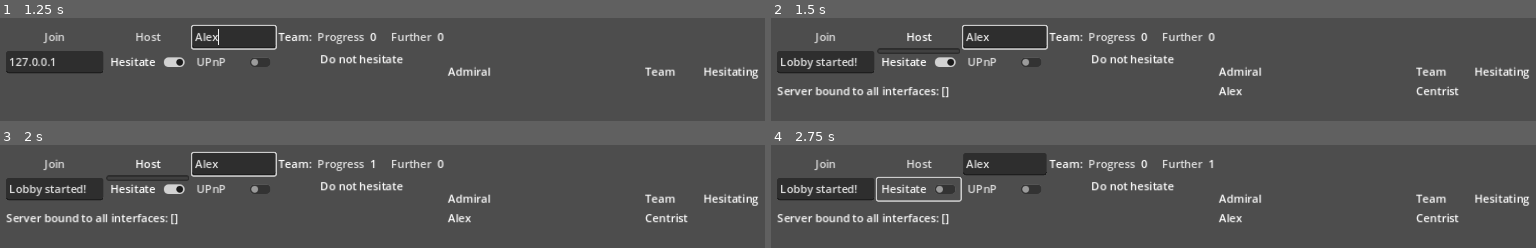
Above: before the commit, frames 1-4 (two rows, left to right).
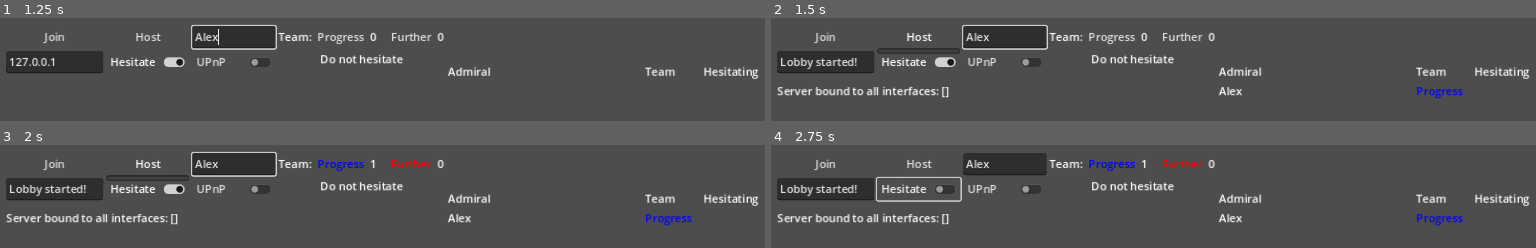
Above: after the commit, the same moments.

Repository: ramla/MultiDoggof
Game: Godot game, scene res://main.tscn
Two runs of this game, one before a commit and one after it. Both use one fixed random seed, a clock stepped at 60 frames per second and the inputs below.
Inputs (mouse positions are in pixels of both pictures, inside the frame that each line leads up to):
- Up to frame 1 (1.25 s): click (237, 37) at 0.52 s; type "Alex" at 0.6 s
- Up to frame 2 (1.5 s): click "Host" at 1.25 s
- Up to frame 3 (2 s): no input
- Up to frame 4 (2.75 s): click "Hesitate" at 2 s

Frame 1 is identical in both runs. In frame 2, 0.4% of the frame differs, in the area x 84-91%, y 66-79%; in frame 3, 0.9%; in frame 4, 1.0%, in the area x 41-91%, y 14-79%.

Commit message:
progress with objectives

Diff:
--- a/admiral.gd
+++ b/admiral.gd
@@ -58,7 +58,6 @@
 func _ready():
 	is_destroyed = false
 	click_position = Vector2(position.x, position.y)
-	print("admiral_scene _ready just ran")
 
 func _unhandled_input(_event):
 	if is_player && on_round_timer:
@@ -151,6 +150,7 @@
 	entity_playername = in_playername
 	set_multiplayer_authority(entity_id)
 	is_destroyed = false
+	is_disconnected = false
 	view_distance = $ViewDistance
 	recon_mission = $ReconMission
 	attack_mission = $AttackMission
@@ -200,7 +200,6 @@
 		apply_fog_of_war()
 		#$ViewDistance/LineOfSightVisualized["scale"] =
 	#cprint("Init done @ " + str(local_id) + ". Self: " + str(self) + ", team: " + str(team) + ", local_team: " + str(local_team))
-	print("admiral_scene init() just ran")
 
 func start_round():
 	on_round_timer = true
@@ -317,12 +316,15 @@
 	admirals[in_id].damage_taken.emit()
 	admirals[in_id].cprint("taking damage @ local_id ", local_id, ". Health is now ", admirals[in_id].health)
 	if admirals[in_id].health <= 0:
-		destroy.rpc(in_id) #tämä tappaa etämiehen, mutta tarviiko olla RPC?
-
-@rpc("any_peer", "call_local", "reliable")
+		destroy(in_id)
+#		destroy.rpc(in_id) #tämä tappaa etämiehen, mutta tarviiko olla RPC?
+
+#@rpc("any_peer", "call_local", "reliable")
 func destroy(destroyed_id):
 	#if destroyed_id == local_id:
 	admirals[destroyed_id].is_destroyed = true
 	admirals[destroyed_id].set_visual()
 	admirals[destroyed_id].max_speed = admirals[destroyed_id].min_speed
+	#dirty to print on both attacker and attackee
 	cprint("!!!!! ", destroyed_id, " has been incapacitated!")
+	admirals[destroyed_id].cprint("!!!!! ", destroyed_id, " has been incapacitated!")
--- a/game.gd
+++ b/game.gd
@@ -1,6 +1,7 @@
 extends Node2D
 
 signal game_over
+signal got_them_objectives
 
 var admirals = {}
 var t1_color
@@ -13,23 +14,36 @@
 var objective_scene = preload("res://objective.tscn")
 var local_id
 var local_team
-var local_objectives
-@onready var hosting = false
+var local_objective_priorities
+var objectives_received = false
+@onready var hosting = false		#ALERT: why on earth is this @onready
 var running = false
+var clients_ready = false
+
 var pre_round_timer = Timer.new()
 var round_timer = Timer.new()
 var post_round_timer = Timer.new()
+var fail_timer = Timer.new()
 
+
+var processtest = false
 
 func _ready():
 	add_child(pre_round_timer)
 	add_child(round_timer)
 	add_child(post_round_timer)
+	add_child(fail_timer)
 	pre_round_timer.connect("timeout", _on_pre_round_timer_timeout)
 	round_timer.connect("timeout", _on_round_timer_timeout)
 	post_round_timer.connect("timeout", _on_post_round_timer_timeout)
 
+	fail_timer.wait_time = 5
+	print("READY game node")
+
 func _process(_delta):
+	if !processtest:
+		processtest = true
+		print("FIRST game process")
 	pass
 
 func randomize_objectives():
@@ -37,32 +51,46 @@
 
 	#randomise 1 priority offensive & priority defensive objective for each team
 	#west,east; base,island,outpost
-	var t1_objectives = randomize_objective_set().append_array(randomize_objective_set())
-	print("t1 objectives = ", t1_objectives)
-	var t2_objectives = randomize_objective_set().append_array(randomize_objective_set())
-	print("t2 objectives = ", t2_objectives)
-
+	var obj_set_1 = randomize_objective_set()
+	var obj_set_2 = randomize_objective_set()
+	var obj_set_3 = randomize_objective_set()
+	var obj_set_4 = randomize_objective_set()
+	print(obj_set_1, " ", obj_set_2, " ", obj_set_3, " ", obj_set_4)
+	obj_set_1.append_array(obj_set_2)
+	obj_set_1.append_array(obj_set_3)
+	obj_set_1.append_array(obj_set_4)
+	print("local objective priorities = ", obj_set_1)
+	return obj_set_1
 
 func randomize_objective_set():
 	var objective_set = [false,false,false]
 	var prio_objective_in_set = randi() % 3
-	for i in objective_set:
-		print("objective set iteartion ", i, ", prio_obj = ", prio_objective_in_set)
-		if i == prio_objective_in_set:
-			objective_set[i] = true
+	for n in 3:
+		print("objective set iteartion ", n, ", prio_obj = ", prio_objective_in_set)
+		if n == prio_objective_in_set:
+			objective_set[n] = true
 	return objective_set
 
-@rpc
+@rpc("reliable")
 func distribute_objectives(in_objectives):
-	local_objectives = in_objectives
+	local_objective_priorities = in_objectives
+	print("received objectives ", in_objectives)
+	got_them_objectives.emit()
+	objectives_received = true
 	pass
 
 func load_objectives():
-	for i in game_settings["level"]["objective_spawns"]:
-		var spawn = game_settings["level"]["spawns"][i]
-		objective_scene.init(spawn, game_settings["level"]["hitpoints"], game_settings["level"]["value"])
-		#func init(in_position, in_hitpoints, in_team, in_value, local_team, priority):
-		$Level.add_child(objective_scene)
+	var i = 0
+	for spawnpoint in game_settings["objective"]["spawns"]:
+		var objective_priority = local_objective_priorities[i]
+		var obj_team
+		if spawnpoint.contains("east"): obj_team = -1
+		else: obj_team = 1
+		var objective_instance = objective_scene.instantiate()
+		objective_instance.init(game_settings["objective"]["spawns"][spawnpoint], game_settings["objective"]["hitpoints"], obj_team, game_settings["objective"]["value"], local_team, objective_priority)
+		print(local_id, " objspawn ", spawnpoint, " obj_team ", obj_team, " local_team ", local_team)
+		$Level.add_child(objective_instance)
+		i += 1
 	pass
 
 func reset(new_game_settings,new_admirals,new_local_team,in_local_id):
@@ -71,9 +99,6 @@
 	game_settings = new_game_settings
 	local_team = new_local_team
 	local_id = in_local_id
-
-	if hosting:
-		randomize_objectives()
 
 	if local_team == -1:
 		t1_color = game_settings["blue"]
@@ -84,15 +109,27 @@
 
 	self.local_id = get_tree().get_multiplayer().get_unique_id()
 	self.hosting = get_tree().get_multiplayer().is_server()
+
+	print(local_id, " hosting = ", hosting)
+	if hosting:
+		local_objective_priorities = randomize_objectives()
+		#distribute_objectives.rpc(local_objective_priorities)
+		load_objectives()
+	elif objectives_received:
+		load_objectives()
+	else:
+		print("Waiting for host to send objectives data")
+		get_owner().infobox.text += "Waiting for host to send objectives data"
+		await got_them_objectives
+		load_objectives()
 	running = true
+	spawn(new_admirals)
 	start_round_timer_chain()
-	spawn(new_admirals)
 
 func spawn(new_admirals):
 	for id in new_admirals:
 		var admiral = new_admirals[id]
 		var admiral_instance = admiral_scene.instantiate()
-		print("admiral_scene instantiated")
 		admiral_instance.init(id, admiral["playername"], admiral["team"], local_team, local_id, game_settings)
 		$Admirals.add_child(admiral_instance)
 		admirals[id] = admiral_instance
@@ -102,7 +139,6 @@
 	round_timer.wait_time = game_settings["round_length"]
 	post_round_timer.wait_time = game_settings["post_round_length"]
 
-	if hosting: print("täälä ollaan!!!!!!!!!!!!!!!!!!!!")
 	pre_round_timer.one_shot = true
 	round_timer.one_shot = true
 	post_round_timer.one_shot = true
@@ -115,6 +151,8 @@
 
 func _on_pre_round_timer_timeout():
 	if hosting:
+		fail_timer.start()
+		are_clients_ready()
 		start_round_timer.rpc()
 	pass
 
@@ -141,3 +179,11 @@
 
 	#TODO:
 #	$Scorekeeper.get_round_results(scoring)
+
+func are_clients_ready():
+	while !clients_ready && !fail_timer.is_stopped():
+		continue
+	if clients_ready:
+		return true
+	else:
+		return false
--- a/main.gd
+++ b/main.gd
@@ -193,6 +193,7 @@
 		in_playername = "Hostcuck"
 	if hosting && in_team == 0:
 		in_team = get_team_least_players()
+		local_team = in_team
 
 	if not in_multi_id in playerbase:
 		var new_lobby_player = lobby_player.instantiate()
--- a/objective.gd
+++ b/objective.gd
@@ -22,6 +22,7 @@
 func _ready():
 	effect.visible = false
 	effect.emitting = false
+	set_icon()
 	pass
 
 func init(in_position, in_hitpoints, in_team, in_value, local_team, priority):
@@ -31,7 +32,6 @@
 		blue = true
 	else:
 		blue = false
-	set_icon()
 
 	health = in_hitpoints
 	if health <= 0:
--- a/overseer.gd
+++ b/overseer.gd
@@ -20,44 +20,47 @@
 	"max_clients" = 12,
 	"red" = Color(1,0,0,1),
 	"blue" = Color(0,0,1,1),
-		"level" = {
-			"objectives" = {
-				"west_base_loc" = Vector2(40,168),
-				"west_island_loc" = Vector2(352,400),
-				"west_outpost_loc" = Vector2(440,8),
-				"east_base_loc" = Vector2(1080,472),
-				"east_island_loc" = Vector2(760,192),
-				"east_outpost_loc" = Vector2(728,632),
-			},
-			"value" = 15,
-			"hitpoints" = 5,
-			"priority_multiplier" = 4
+	"objective" = {
+		"spawns" = {
+			"west_base_loc" = Vector2(40,168),
+			"west_island_loc" = Vector2(352,400),
+			"west_outpost_loc" = Vector2(440,8),
+			"east_base_loc" = Vector2(1080,472),
+			"east_island_loc" = Vector2(760,192),
+			"east_outpost_loc" = Vector2(728,632),
 		},
-		"admiral" = {
-			"spawn_east" = Vector2(640,320),
-			"spawn_west" = Vector2(450,320), #test spawn positions atm, move to bases maybe
-			"min_speed" = 10,
-			"max_speed" = 25,
-			"game_speed_multiplier" = 1,
-			"plane_speed_multiplier" = 1,
-			"line_of_sight_radius" = 46,
-			"fog_of_war_speed" = 1,
-			"recon_cooldown" = 2,
-			"recon_wings" = 2,
-			"recon_fuel" = 25,
-			"attack_cooldown" = 4,
-			"attack_wings" = 2,
-			"attack_fuel" = 100,
-			"health" = 4,
-			"fuel_oil" = 20000,
-			"munitions" = 10,
-			"aviation_fuel" = 1500,
-			"fuel_oil_consumption_multiplier" = 1,
-			"fuel_oil_consumption_idle" = 10,
-			"fuel_oil_consumption_base" = 100,
-			"fuel_oil_consumption_ineff" = 55,
-			"fuel_oil_consumption_divider" = 10,
-			"value_damage" = 5,
-			"value_destroyed" = 25,
-		},
+		"value" = 15,
+		"hitpoints" = 5,
+		"priority_multiplier" = 4
+	},
+	"admiral" = {
+		"spawn_east" = Vector2(640,320),
+		"spawn_west" = Vector2(450,320), #test spawn positions atm, move to bases maybe
+		"min_speed" = 10,
+		"max_speed" = 25,
+		"game_speed_multiplier" = 1,
+		"plane_speed_multiplier" = 1,
+		"line_of_sight_radius" = 46,
+		"fog_of_war_speed" = 1,
+		"recon_cooldown" = 2,
+		"recon_wings" = 2,
+		"recon_fuel" = 25,
+		"attack_cooldown" = 4,
+		"attack_wings" = 2,
+		"attack_fuel" = 100,
+		"health" = 4,
+		"fuel_oil" = 20000,
+		"munitions" = 10,
+		"aviation_fuel" = 1500,
+		"fuel_oil_consumption_multiplier" = 1,
+		"fuel_oil_consumption_idle" = 10,
+		"fuel_oil_consumption_base" = 100,
+		"fuel_oil_consumption_ineff" = 55,
+		"fuel_oil_consumption_divider" = 10,
+		"value_damage" = 5,
+		"value_destroyed" = 25,
+	},
+	"scoring" = {
+		"priority_multiplier" = 3,
+	},
 	}
